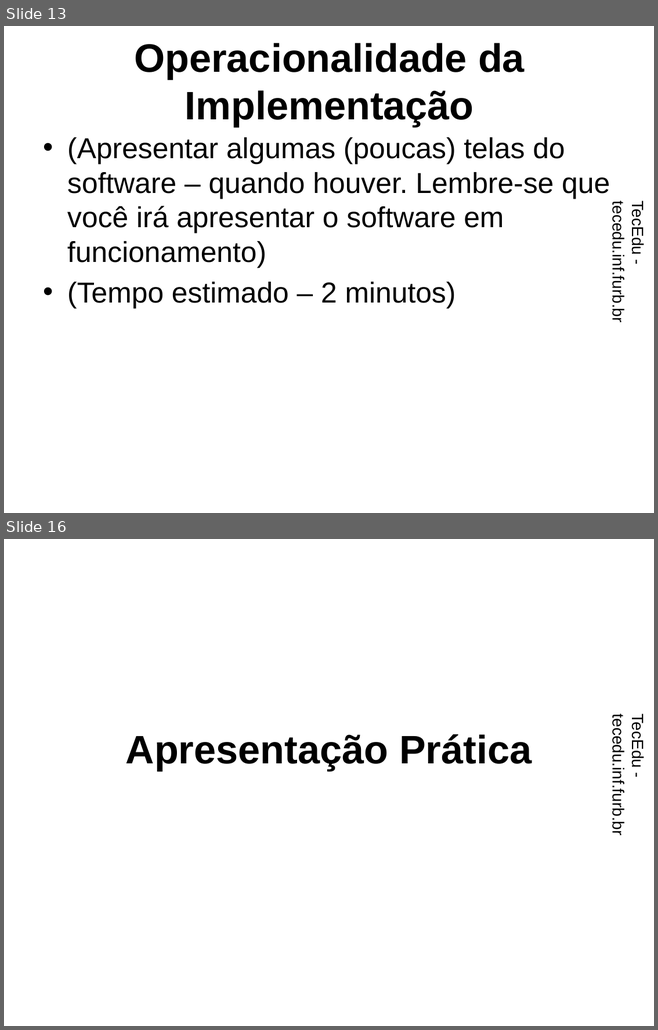
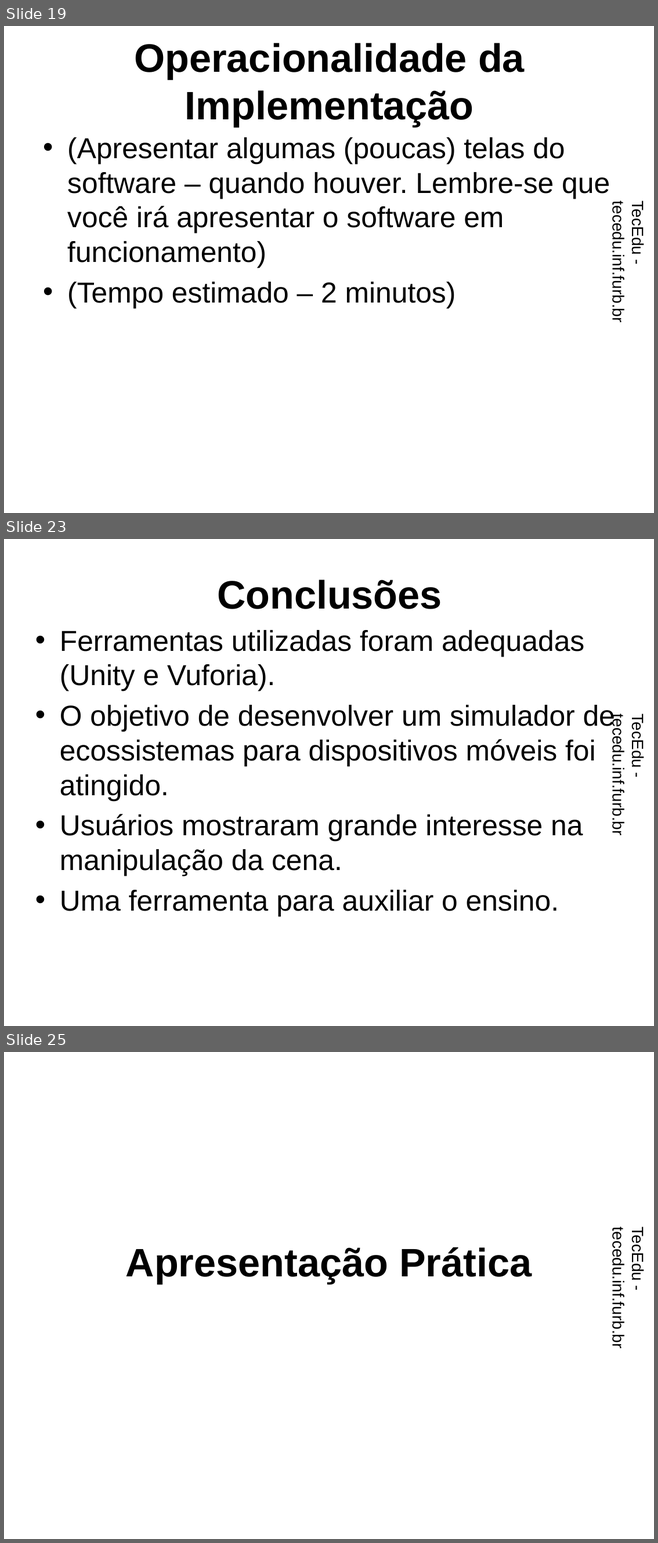
Before and after one commit to dalton-reis/tcc_RodrigoWernkePereira, a slide deck: Apresentação/EcosAR.pptx. Shown one above the other, each under a label of ours: slides 13 and 16 before the commit, slides 19, 23 and 25 after it; the slides between them are not shown. The pictures are 658x1030 and 658x1543 pixels, drawn with LibreOffice and Linux fonts; fonts in the diff are those of the drawing; background and template pictures are left out. Boxes give left, top, right and bottom in pixels: in the first picture for what was removed or moved away, otherwise in the second. Text is boxed around its words. In the diff, an @@ line names an element or a change of style, - is before the commit and + after.

```diff
--- a/Apresentação/EcosAR.pptx
+++ b/Apresentação/EcosAR.pptx
@@ slide 23 added at [4,539,654,1026], background picture (left out); not listed: 1 template element that a slide beside it also shows @@
@@ title added at [217,580,442,609], 44 pt, text #000000, bold @@
+Conclusões
@@ text added at [60,630,615,917], 32 pt, text #000000 @@
+• Ferramentas utilizadas foram adequadas (Unity e Vuforia).
+• O objetivo de desenvolver um simulador de ecossistemas para dispositivos móveis foi atingido.
+• Usuários mostraram grande interesse na manipulação da cena.
+• Uma ferramenta para auxiliar o ensino.
@@ what was slide 13 is now slide 19 @@
@@ what was slide 16 is now slide 25 @@
```
Also in this commit, not shown: 1 slide changed, 20 other slides added, 11 slides removed.
